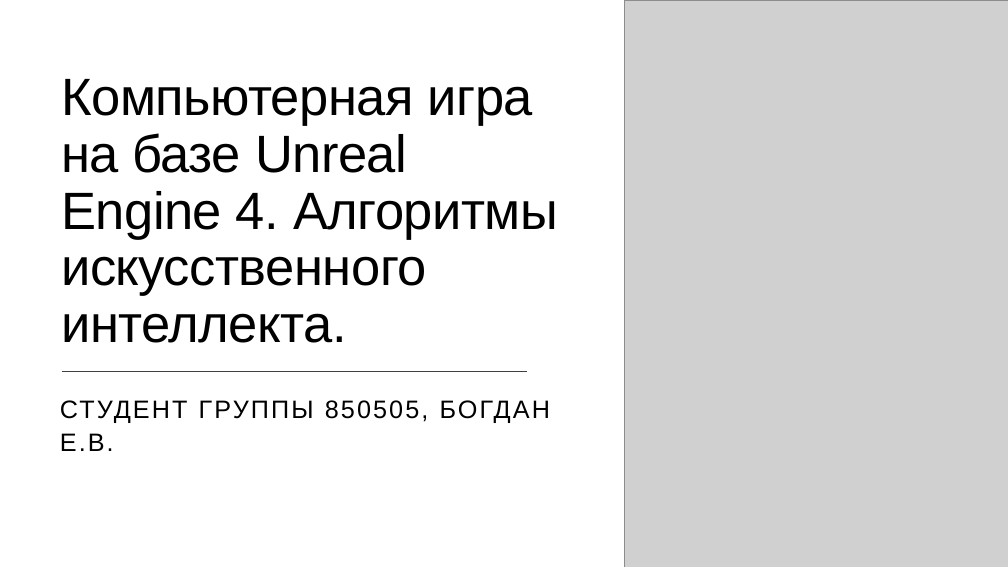
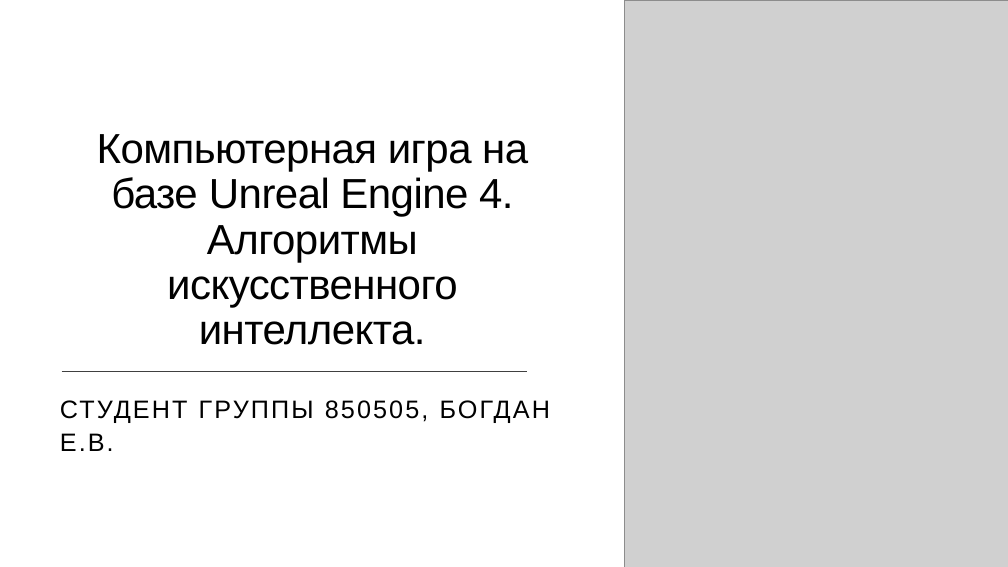
Before and after one commit to Kojom/DiplomaReport, a slide deck: slide 1 of My_own/Презентация.pptx. Drawn at 1008x567 pixels with LibreOffice and Linux fonts; fonts in the diff are those of the drawing; grey boxes stand for pictures. Boxes give left, top, right and bottom in pixels: in the first picture for what was removed or moved away, otherwise in the second. Text is boxed around its words. In the diff, an @@ line names an element or a change of style, - is before the commit and + after.

```diff
--- a/My_own/Презентация.pptx
+++ b/My_own/Презентация.pptx
@@ title "Компьютерная игра на базе Unreal ..." moved from (x1=61, y1=79, x2=558, y2=343) to (x1=97, y1=134, x2=528, y2=345) @@
@@ title "Компьютерная игра на базе Unreal ..." at (x1=97, y1=134, x2=528, y2=345): size 50 to 40 pt; alignment left to centre @@
```
Also in this commit, not shown: 2 other slides changed, 23 other files.
